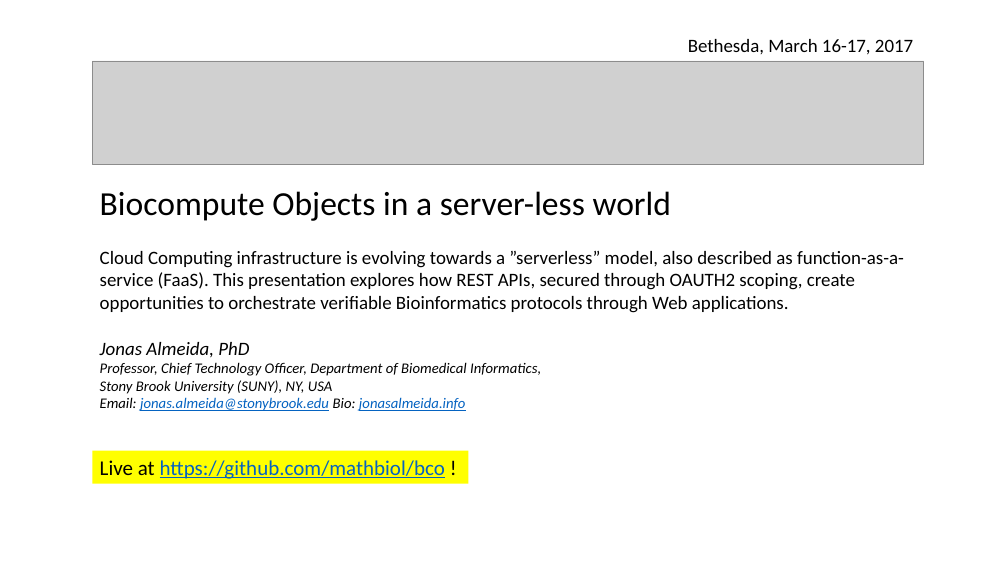
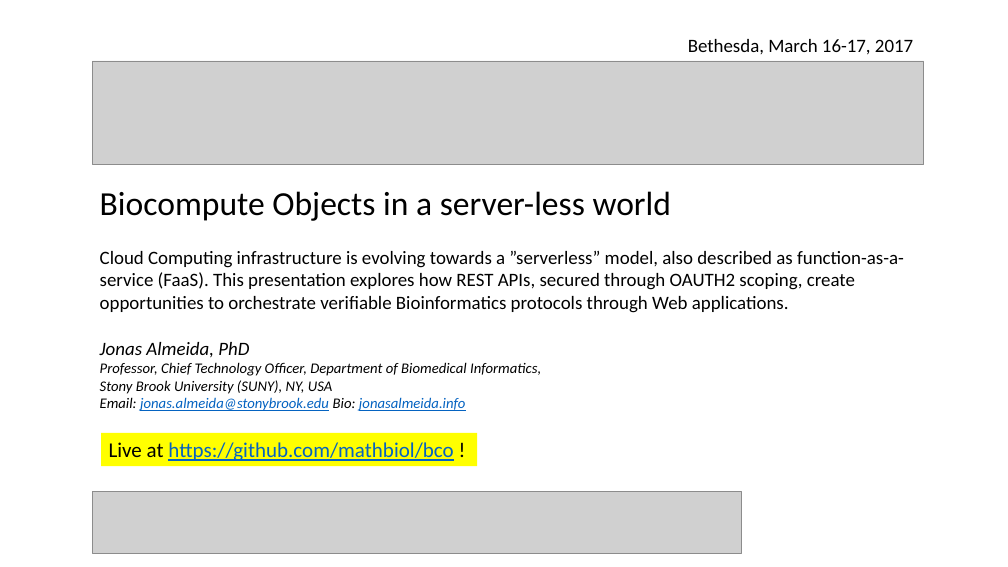
Before and after one commit to mathbiol/bco, a slide deck: slide 1 of pres/march2017.pptx. Drawn at 1008x567 pixels with LibreOffice and Linux fonts; fonts in the diff are those of the drawing; grey boxes stand for pictures. Boxes give left, top, right and bottom in pixels: in the first picture for what was removed or moved away, otherwise in the second. Text is boxed around its words. In the diff, an @@ line names an element or a change of style, - is before the commit and + after.

```diff
--- a/pres/march2017.pptx
+++ b/pres/march2017.pptx
@@ rectangle "Live at https://github.com/mathbiol/bco !": place and size @@
-rectangle "Live at https://github.com/mathbiol/bco !" at bbox=[92, 451, 468, 484]
+rectangle "Live at https://github.com/mathbiol/bco !" at bbox=[101, 433, 477, 467]
@@ picture added at bbox=[92, 492, 741, 554] @@
```
Also in this commit, not shown: 1 other file.
